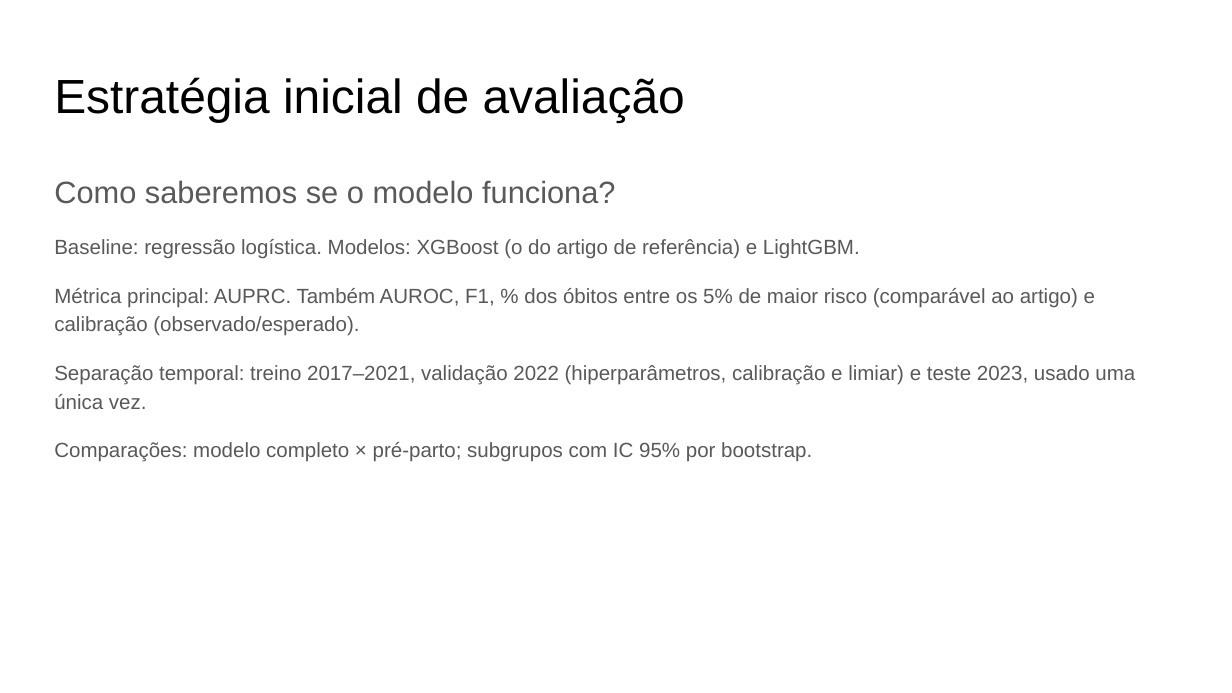
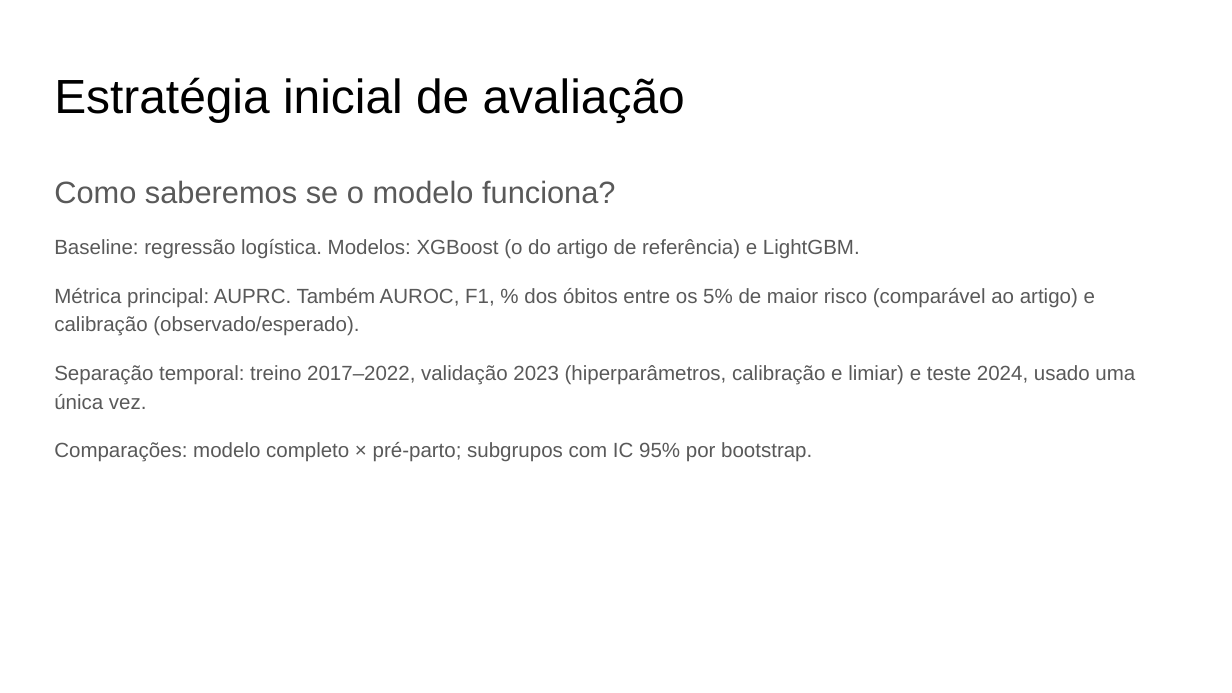
Before and after one commit to CledsonSilvaAraujo/mortalidade-neonatal-rj, a slide deck: slide 6 of slides/apresentacao_tema.odp. Drawn at 1232x693 pixels with LibreOffice and Linux fonts; fonts in the diff are those of the drawing. Boxes give left, top, right and bottom in pixels: in the first picture for what was removed or moved away, otherwise in the second. Text is boxed around its words. In the diff, an @@ line names an element or a change of style, - is before the commit and + after.

```diff
--- a/slides/apresentacao_tema.odp
+++ b/slides/apresentacao_tema.odp
@@ text at bbox=[54, 365, 1135, 409]: text changed @@
-Separação temporal: treino 2017–2021, validação 2022 (hiperparâmetros, calibração e limiar) e teste 2023, usado uma única vez.
+Separação temporal: treino 2017–2022, validação 2023 (hiperparâmetros, calibração e limiar) e teste 2024, usado uma única vez.
```
Also in this commit, not shown: 1 other slide changed, 49 other files.
